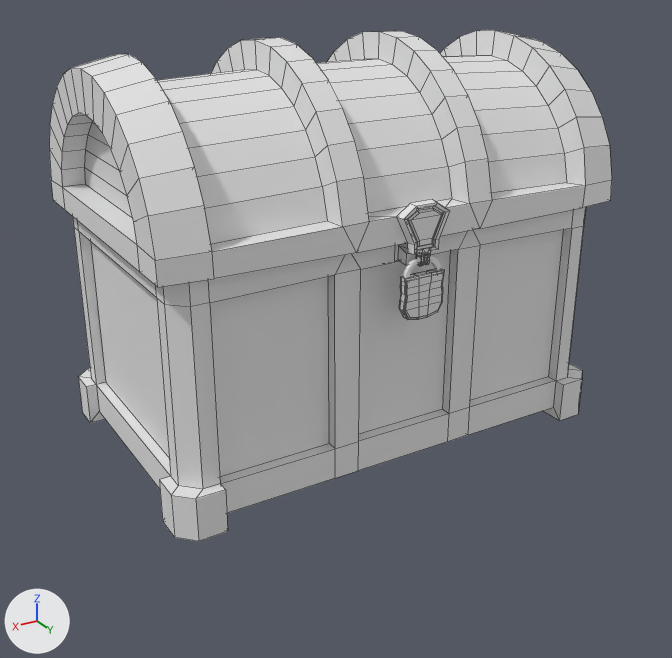
The FBX model Assets/FBX/Props/Chest.fbx as it was, and as the next commit left it.
Camera for both pictures: a 50 mm lens placed at (1.42, 2.45, 1.49), pointed at (0.04, 0.13, 0.33). Every picture has the same lights, and +X, +Y and +Z are marked at lower left. Mesh edges are drawn as thin lines on the coarser meshes. Where no turn or scale is listed for an object, it has been applied to the vertices.

Names of what the first picture shows: 'ChestBody_01', 'ChestTop_02', 'Lock_01'.
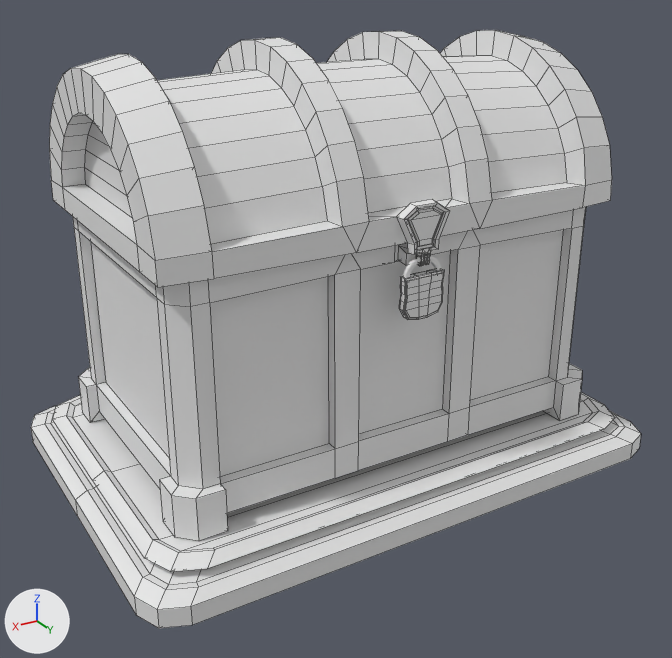
Changed parts and their boxes [x1, y1, x2, y2] in the pictures (672 x 658 px):
'Cube', added: after [31, 392, 641, 628]

The change in detail:
Material 'Checker' (mat_checker) is new.
Its base color is (0.8, 0.8, 0.8) (white #e7e7e7).
Mesh me_cube is new.
It has 126 vertices, 124 faces and spans x -0.88..0.88, y -0.62..0.62, z -0.06..0.07.
It uses material mat_checker (white #e7e7e7).
Object 'Cube' (ob_cube) is new; it shows me_cube.
Its location is (0.0, 0.048, -0.059).
